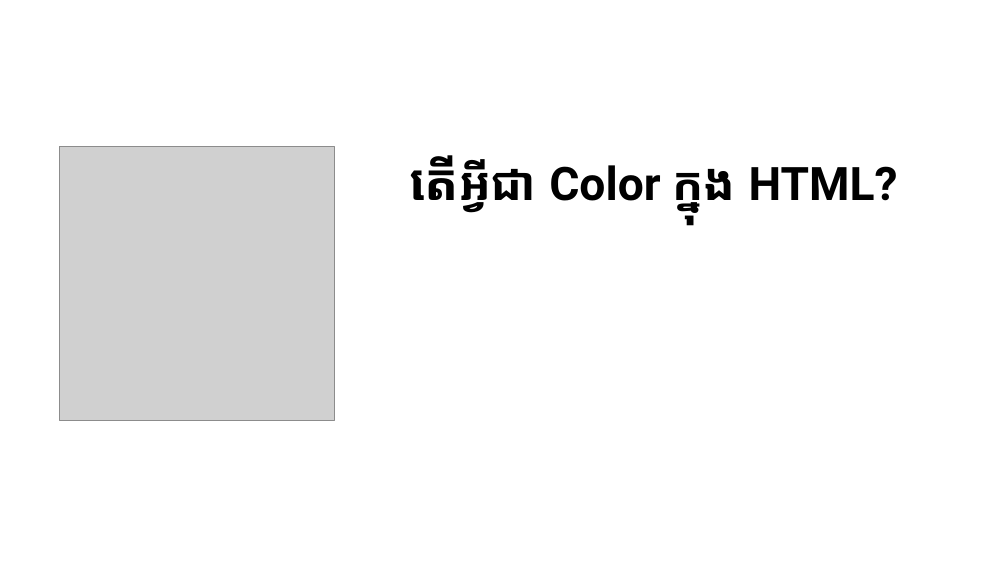
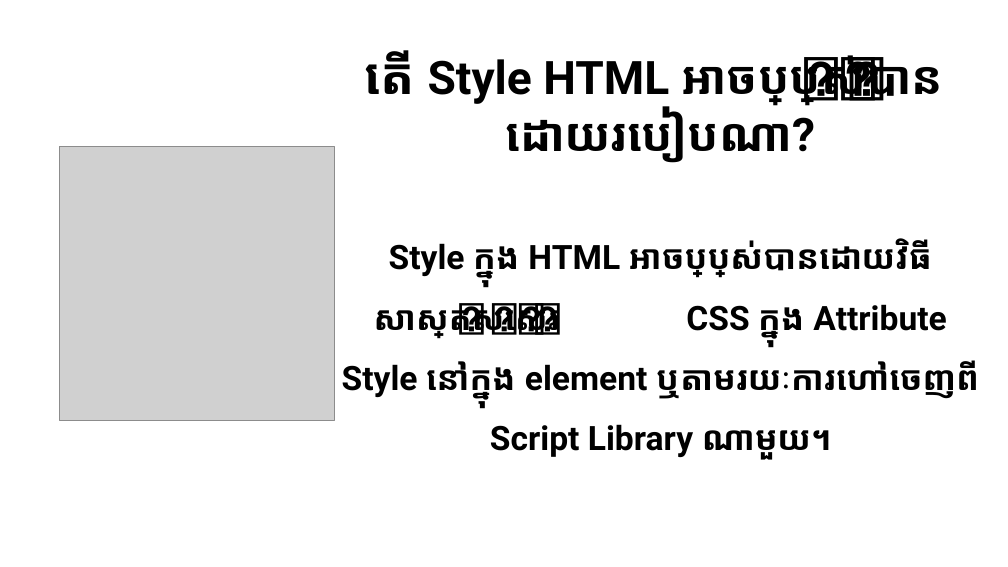
Before and after one commit to LykheangPeng/KHWebDesign101, a slide deck: slide 18 of Slide/Web Design 2.pptx. Drawn at 1008x567 pixels with LibreOffice and Linux fonts; fonts in the diff are those of the drawing; grey boxes stand for pictures. Boxes give left, top, right and bottom in pixels: in the first picture for what was removed or moved away, otherwise in the second. Text is boxed around its words. In the diff, an @@ line names an element or a change of style, - is before the commit and + after.

```diff
--- a/Slide/Web Design 2.pptx
+++ b/Slide/Web Design 2.pptx
@@ text at (x1=342, y1=50, x2=977, y2=460): text changed; size 44 to 32 pt @@
-តើអ្វីជា Color ក្នុង HTML?
+តើ Style HTML អាចប្រើប្រាស់ បានដោយរបៀបណា?
+Style ក្នុង HTML អាចប្រើប្រាស់បានដោយវិធីសាស្រ្ត សសេរ CSS ក្នុង Attribute Style នៅក្នុង element ឬតាមរយៈការហៅចេញពី Script Library ណាមួយ។
```
Also in this commit, not shown: 2 other slides changed, 9 slides added, 2 slides removed, 7 other files.
